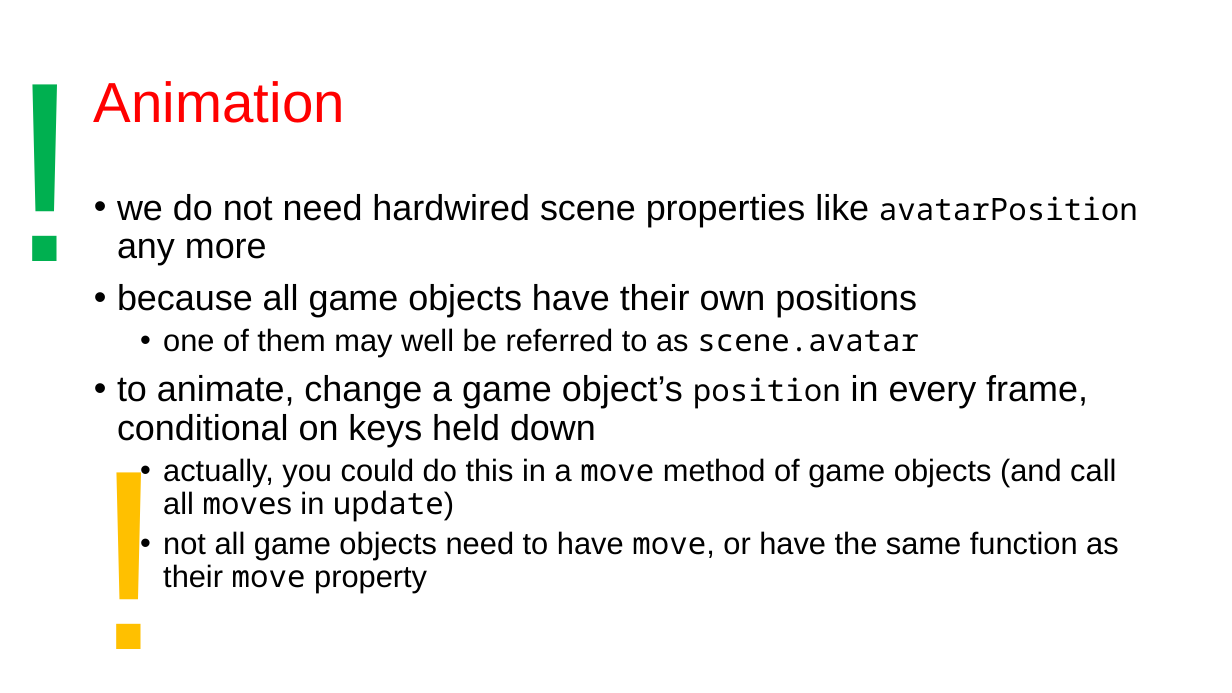
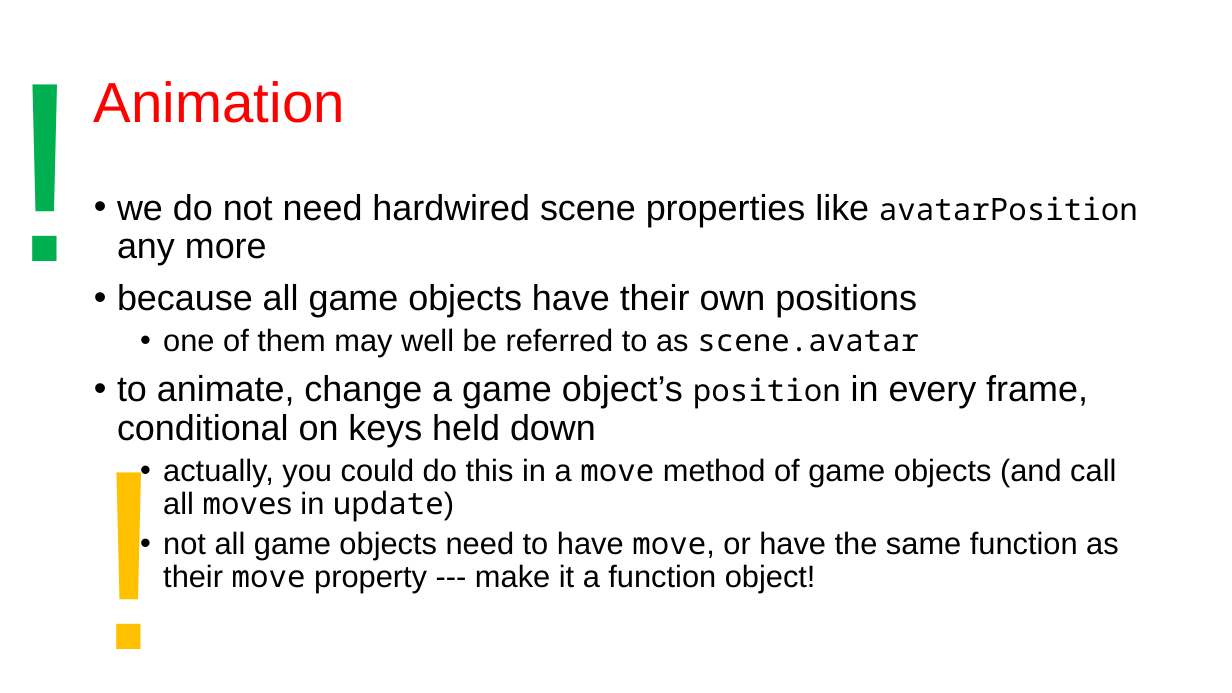
Before and after one commit to szecsi/kogfactory, a slide deck: slide 36 of projects/kog.020.030-gom/aitcg070 - Game Object Model.pptx. Drawn at 1232x693 pixels with LibreOffice and Linux fonts; fonts in the diff are those of the drawing. Boxes give left, top, right and bottom in pixels: in the first picture for what was removed or moved away, otherwise in the second. Text is boxed around its words. In the diff, an @@ line names an element or a change of style, - is before the commit and + after.

```diff
--- a/projects/kog.020.030-gom/aitcg070 - Game Object Model.pptx
+++ b/projects/kog.020.030-gom/aitcg070 - Game Object Model.pptx
@@ text at (x1=163, y1=531, x2=1119, y2=593): text changed @@
-  • not all game objects need to have move, or have the same function as their move property
+  • not all game objects need to have move, or have the same function as their move property --- make it a function object!
```
Also in this commit, not shown: 11 other slides changed, 5 other files.
